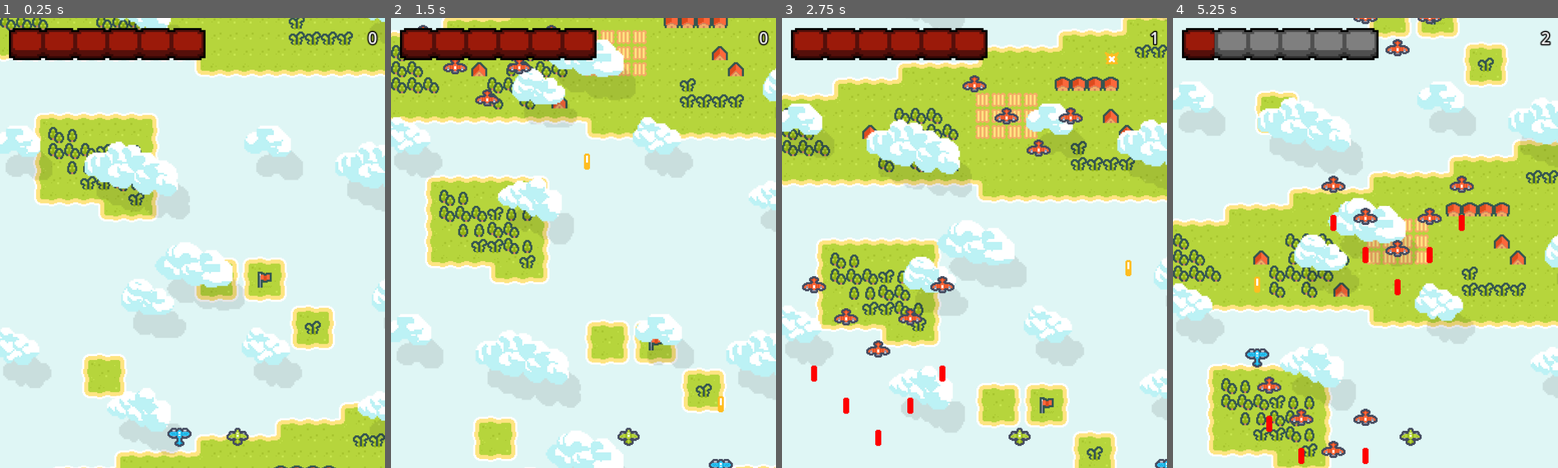
Above: before the commit, frames 1-4 (left to right).
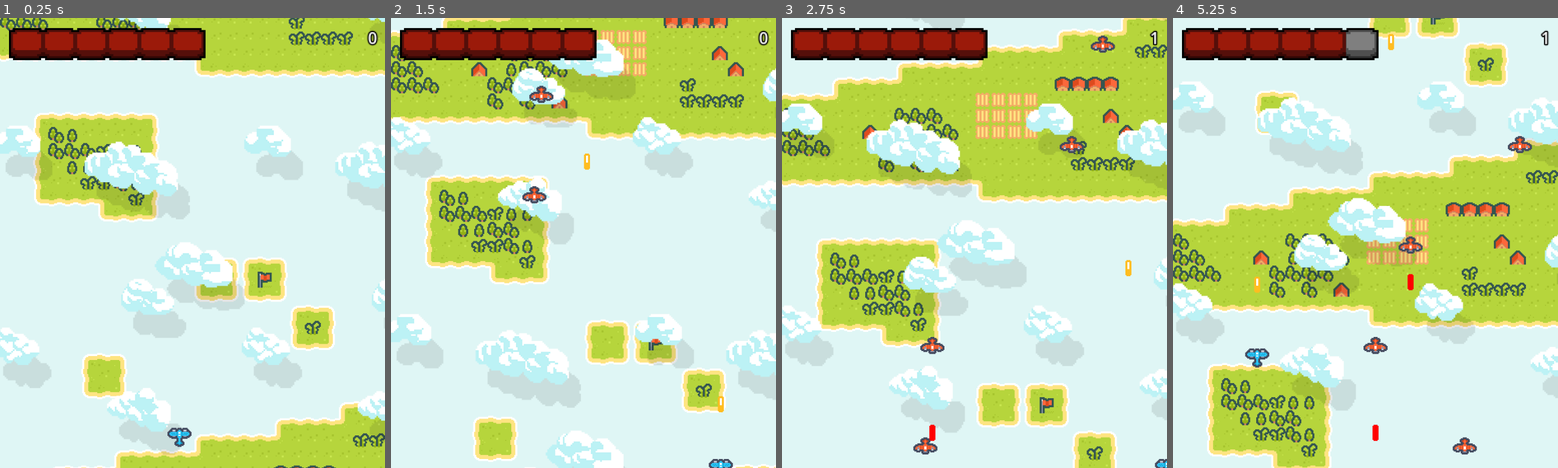
Above: after the commit, the same moments.

Repository: ProsaurusRex/Bullet-Hell-Lessons
Game: Godot game, scene res://game.tscn
The game is run twice, just before and just after one commit, with the same random seed, the same clock (stepped at 60 frames per second) and the same inputs.
Inputs:
- Up to frame 1 (0.25 s): no input
- Up to frame 2 (1.5 s): hold D (p1_right) 0.53-1.28 s; tap Space (p1_shoot) at 0.6, 1.35 s; hold S (p1_down) from 1.28 s (still down)
- Up to frame 3 (2.75 s): release S (p1_down) at 2.03 s; hold D (p1_right) from 2.03 s (still down); tap Space (p1_shoot) at 2.1 s
- Up to frame 4 (5.25 s): release D (p1_right) at 2.78 s; hold W (p1_up) 2.78-3.53 s; tap Space (p1_shoot) every 0.75 s from 2.85 to 5.1 s; hold A (p1_left) 3.53-5.03 s; hold S (p1_down) from 5.03 s (still down)

The runs differ from the first frame. In frame 1, 0.2% of the frame differs, in the area x 58-65%, y 91-96%; in frame 2, 0.9%; in frame 3, 2.6%; in frame 4, 5.1%, in the area x 10-99%, y 0-100%.

Commit message:
Lessons do-over

Diff:
--- a/Enemies/enemy.gd
+++ b/Enemies/enemy.gd
@@ -7,38 +7,34 @@
 # Exports
 @export var bullet_scene: PackedScene
 @export var bullet_manager: Node2D
-@export var speed = 200
 
 # Movement
+var speed = 200
 var direction = Vector2.DOWN
-var turn_direction = 0.0
 
 # Shooting
 var bullet_cooldown = 1.0
-@onready var time_since_firing = 0#randf_range(0.0, 0.2)
+var time_since_firing = 0
 
 # Signals
 signal destroyed
 
 
-func _ready() -> void:
-	pass
-	#if position.x >= 200:
-		#turn_direction = -1.0
-	#elif position.x <= 100:
-		#turn_direction = 1.0
-
-# Called every frame. 'delta' is the elapsed time since the previous frame.
 func _physics_process(delta: float) -> void:
 	position += speed * direction * delta
-	rotation = direction.angle()
-	if position.y >= 150:
-		direction.x = lerp(direction.x, turn_direction/2, 0.01)
+	rotation = direction.angle()  # Point in the direction you're flying
 
 	time_since_firing += delta
 	if time_since_firing >= bullet_cooldown:
 		attack()
 		time_since_firing = 0
+
+
+func attack():
+	var new_bullet: Area2D = bullet_scene.instantiate()
+	new_bullet.transform = gun_marker.global_transform
+	new_bullet.modulate = Color("red")
+	bullet_manager.add_child(new_bullet)
 
 
 func _on_area_entered(area: Area2D) -> void:
@@ -47,10 +43,3 @@
 			destroyed.emit()
 			area.queue_free()
 			queue_free()
-
-
-func attack():
-	var new_bullet: Area2D = bullet_scene.instantiate()
-	new_bullet.transform = gun_marker.global_transform
-	new_bullet.modulate = Color("red")
-	bullet_manager.add_child(new_bullet)
--- a/game.tscn
+++ b/game.tscn
@@ -7,7 +7,6 @@
 [ext_resource type="PackedScene" uid="uid://bnoywjb27d21m" path="res://bullet.tscn" id="4_rs8is"]
 [ext_resource type="Texture2D" uid="uid://c1naoplovwnwx" path="res://Sprites/empty_bar.png" id="4_vv5gn"]
 [ext_resource type="Texture2D" uid="uid://miky8mi4ni4l" path="res://Sprites/health_bar.png" id="5_ah4lj"]
-[ext_resource type="Texture2D" uid="uid://42vjpci0pg3w" path="res://Sprites/Ships/ship_0006.png" id="5_bqg38"]
 
 [sub_resource type="LabelSettings" id="LabelSettings_u5r7a"]
 outline_size = 5
@@ -28,18 +27,6 @@
 bullet_scene = ExtResource("4_rs8is")
 bullet_manager = NodePath("../Bullets")
 
-[node name="Player2" parent="." node_paths=PackedStringArray("bullet_manager") instance=ExtResource("2_4sqo1")]
-position = Vector2(237, 417)
-rotation = -1.5708
-player_sprite = ExtResource("5_bqg38")
-bullet_scene = ExtResource("4_rs8is")
-bullet_manager = NodePath("../Bullets")
-up = "p2_up"
-down = "p2_down"
-left = "p2_left"
-right = "p2_right"
-shoot = "p2_shoot"
-
 [node name="Enemies" type="Node2D" parent="."]
 
 [node name="Bullets" type="Node2D" parent="."]
@@ -48,6 +35,7 @@
 [node name="Timers" type="Node2D" parent="."]
 
 [node name="EnemyTimer" type="Timer" parent="Timers"]
+wait_time = 0.5
 autostart = true
 
 [node name="Score" type="Label" parent="."]
@@ -71,5 +59,4 @@
 texture_progress = ExtResource("5_ah4lj")
 
 [connection signal="damage_taken" from="Player" to="." method="_on_player_damage_taken"]
-[connection signal="damage_taken" from="Player2" to="." method="_on_player_damage_taken"]
 [connection signal="timeout" from="Timers/EnemyTimer" to="." method="_on_enemy_timer_timeout"]
--- a/main.gd
+++ b/main.gd
@@ -1,24 +1,36 @@
 extends Node2D
 
-@onready var enemy = preload("res://Enemies/basic_enemy.tscn")
+@onready var enemy_scene = preload("res://Enemies/basic_enemy.tscn")
 @onready var boss_scene = preload("res://Enemies/Boss/boss.tscn")
 
 var score = 0
 var boss_active = false
 var boss_number = 1
 
+var enemy_spacing = 32
+var new_enemy_pos_x = enemy_spacing
+
 
 func _on_enemy_timer_timeout() -> void:
 	if not boss_active:
-		var wing_pos_x = randi_range(3, 9) * 32
-		create_enemy(Vector2(wing_pos_x, -20))
-		for i in range(1, 3):
-			create_enemy(Vector2(wing_pos_x + i * 32, -20 - 32 * i))
-			create_enemy(Vector2(wing_pos_x - i * 32, -20 - 32 * i))
-		#create_enemy(Vector2(randi_range(0, 448), -20))
+		create_enemy(Vector2(randi_range(16, 768/2 - 16), -20))
+
+		### WING PATTERN ###
+		#var wing_pos_x = randi_range(3, 9) * 32
+		#create_enemy(Vector2(wing_pos_x, -20))
+		#for i in range(1, 3):
+			#create_enemy(Vector2(wing_pos_x + i * 32, -20 - 32 * i))
+			#create_enemy(Vector2(wing_pos_x - i * 32, -20 - 32 * i))
+
+		### WAVE PATTERN ###
+		#create_enemy(Vector2(new_enemy_pos_x, -20))
+		#create_enemy(Vector2(768/2 - 64 - new_enemy_pos_x, -20))
+		#new_enemy_pos_x += enemy_spacing
+		#if new_enemy_pos_x > 768/4 - enemy_spacing:
+			#new_enemy_pos_x = enemy_spacing
 
 
-func create_enemy(pos, e = enemy):
+func create_enemy(pos, e = enemy_scene):
 	var new_enemy = e.instantiate()
 	new_enemy.position = pos
 	new_enemy.bullet_manager = $Bullets
--- a/player.gd
+++ b/player.gd
@@ -46,10 +46,10 @@
 
 
 func attack():  # Shoot bullets
-	for i in range(bullet_count):
+	for x in range(bullet_count):
 		var new_bullet = bullet_scene.instantiate()
 		new_bullet.transform = gun_marker.global_transform  # Match the bullet's transform to the Marker2D
-		new_bullet.rotation += (bullet_count-1)/2 * PI/8 - i * PI/8  # Spread bullets over an angle of PI/8
+		new_bullet.rotation += (bullet_count-1)/2 * PI/8 - x * PI/8  # Spread bullets by an angle of PI/8
 		new_bullet.player_bullet = true  # This is a player's bullet
 		new_bullet.connect("on_hit", bullet_manager.create_explosion)
 		bullet_manager.add_child(new_bullet)
--- /dev/null
+++ b/player_simple.gd
@@ -0,0 +1,35 @@
+#class_name Player
+extends Area2D
+
+# Node shortcuts
+@onready var gun_marker: Marker2D = $Marker2D
+
+# Variables for Bullets and Shooting
+@export var bullet_scene: PackedScene
+@export var bullet_manager: Node2D
+var bullet_cooldown = 0.2
+var time_since_firing = 0.0
+
+# Variables
+var speed = 200
+
+# Signals
+signal damage_taken(player, amount)
+
+
+func _physics_process(delta: float) -> void:
+	var direction = Input.get_vector("left", "right", "up", "down")  # Get four-way direction input
+	position += direction * speed * delta
+
+	# Stop player going off-screen. Clamp takes a value, and fixes it within a certain range.
+	position.x = clamp(position.x, 0, 768/2)
+	position.y = clamp(position.y, 0, 896/2)
+
+	time_since_firing += delta  # Count how long since we've fired in seconds
+	if Input.is_action_pressed("shoot") and time_since_firing >= bullet_cooldown:
+		attack()
+		time_since_firing = 0
+
+
+func attack():  # Shoot bullets
+	print("Pew pew!")
--- a/project.godot
+++ b/project.godot
@@ -73,6 +73,31 @@
 "events": [Object(InputEventKey,"resource_local_to_scene":false,"resource_name":"","device":-1,"window_id":0,"alt_press …(195 unchanged characters)…
 ]
 }
+up={
+"deadzone": 0.5,
+"events": [Object(InputEventKey,"resource_local_to_scene":false,"resource_name":"","device":-1,"window_id":0,"alt_pressed":false,"shift_pressed":false,"ctrl_pressed":false,"meta_pressed":false,"pressed":false,"keycode":0,"physical_keycode":87,"key_label":0,"unicode":119,"location":0,"echo":false,"script":null)
+]
+}
+down={
+"deadzone": 0.5,
+"events": [Object(InputEventKey,"resource_local_to_scene":false,"resource_name":"","device":-1,"window_id":0,"alt_pressed":false,"shift_pressed":false,"ctrl_pressed":false,"meta_pressed":false,"pressed":false,"keycode":0,"physical_keycode":83,"key_label":0,"unicode":115,"location":0,"echo":false,"script":null)
+]
+}
+left={
+"deadzone": 0.5,
+"events": [Object(InputEventKey,"resource_local_to_scene":false,"resource_name":"","device":-1,"window_id":0,"alt_pressed":false,"shift_pressed":false,"ctrl_pressed":false,"meta_pressed":false,"pressed":false,"keycode":0,"physical_keycode":65,"key_label":0,"unicode":97,"location":0,"echo":false,"script":null)
+]
+}
+right={
+"deadzone": 0.5,
+"events": [Object(InputEventKey,"resource_local_to_scene":false,"resource_name":"","device":-1,"window_id":0,"alt_pressed":false,"shift_pressed":false,"ctrl_pressed":false,"meta_pressed":false,"pressed":false,"keycode":0,"physical_keycode":68,"key_label":0,"unicode":100,"location":0,"echo":false,"script":null)
+]
+}
+shoot={
+"deadzone": 0.5,
+"events": [Object(InputEventKey,"resource_local_to_scene":false,"resource_name":"","device":-1,"window_id":0,"alt_pressed":false,"shift_pressed":false,"ctrl_pressed":false,"meta_pressed":false,"pressed":false,"keycode":0,"physical_keycode":32,"key_label":0,"unicode":32,"location":0,"echo":false,"script":null)
+]
+}
 
 [rendering]
 
Not shown: 1 places in game.tscn that only renumber resources
